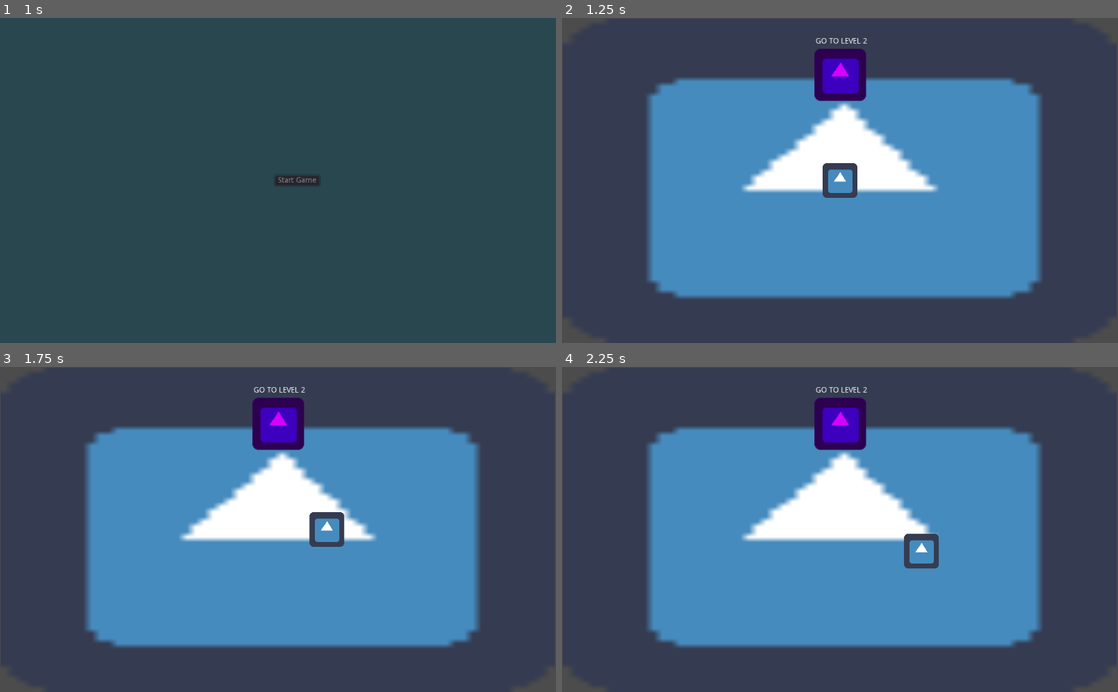
Above: before the commit, frames 1-4 (two rows, left to right).
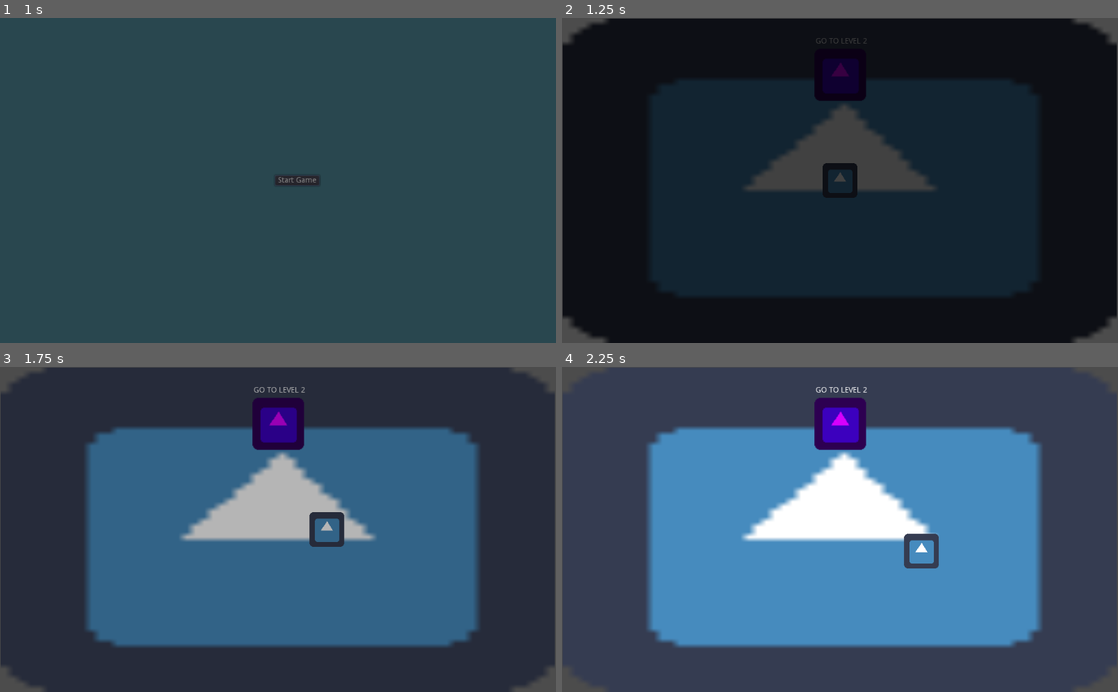
Above: after the commit, the same moments.

Repository: kpkpkpkpkpkpkpkp/dontgetconfused_template
Game: Godot game, scene res://scenes/main.tscn
Two runs of this game, one before a commit and one after it. Both use one fixed random seed, a clock stepped at 60 frames per second and the inputs below. The engine's default icon, where the game draws it, is replaced by a stand-in: a white triangle on a blue panel in a dark square. Sound files missing from this copy of the repository are replaced by a short silence.
Inputs:
- Up to frame 1 (1 s): click "Start Game" at 0.5 s
- Up to frame 2 (1.25 s): no input
- Up to frame 3 (1.75 s): tap Enter (ui_accept) at 1.25, 1.52 s; hold Right (ui_right) from 1.28 s (still down)
- Up to frame 4 (2.25 s): release Right (ui_right) at 2.03 s; hold Down (ui_down) from 2.03 s (still down)

Frame 1 is identical in both runs. In frame 2, 98% of the frame differs, in the area x 0-100%, y 0-100%; in frame 3, 48%; in frame 4, nothing differs.

Commit message:
adding autoload for transition and using it for changing levels

Diff:
--- a/project.godot
+++ b/project.godot
@@ -13,6 +13,10 @@
 config/name="DontGetConfused"
 run/main_scene="res://scenes/main.tscn"
 
+[autoload]
+
+ScreenFader="*res://src/ScreenFader.tscn"
+
 [debug]
 
 gdscript/warnings/unused_argument=false
--- a/scenes/game/game_world.gd
+++ b/scenes/game/game_world.gd
@@ -5,14 +5,15 @@
 
 signal end_game
 
-export var start_scene:PackedScene
+export var start_scene:String
 var current_level:Node2D
+var old_level:Node2D
 
 #This runs as soon as an instance of "game.tscn" enters the scene tree, which means whenever you add it with "add_child()"
 func _ready():
 	#This is how we enter the first scene. It will be loaded and added as soon as we start the game.
 	#	You can change the starting scene by setting a different scene file in the editor.
-	current_level=start_scene.instance()
+	current_level=load(start_scene).instance()
 	$Levels.add_child(current_level)
 	current_level.connect("goto_room",self,"_on_goto_room")
 	current_level.connect("goto_main",self,"_on_goto_main")
@@ -21,14 +22,23 @@
 func _on_goto_room(scene:PackedScene):
 	#If we instance the new level insted of using change_scene(), we can do our setup in between.
 	#like using a tween to slowly move the camera to the new area.
-
+	get_tree().paused=true
+	ScreenFader.fade_out()
+	yield(ScreenFader,"faded_out")
 	var new_level=scene.instance()
 	$Levels.add_child(new_level)
 
 	new_level.connect("goto_room",self,"_on_goto_room")
 	new_level.connect("goto_main",self,"_on_goto_main")
-	current_level.queue_free()
+	old_level=current_level
 	current_level=new_level
+	ScreenFader.fade_in()
+	yield(ScreenFader,"faded_in")
+	get_tree().paused=false
 
 func _on_goto_main():
+	get_tree().paused=true
 	emit_signal("end_game")
+
+func _on_transition_faded_out():
+	old_level.queue_free()
--- a/scenes/game/game_world.tscn
+++ b/scenes/game/game_world.tscn
@@ -1,12 +1,11 @@
-[gd_scene load_steps=4 format=2]
+[gd_scene load_steps=3 format=2]
 
 [ext_resource path="res://scenes/game/game_world.gd" type="Script" id=1]
 [ext_resource path="res://scenes/game/characters/player.tscn" type="PackedScene" id=2]
-[ext_resource path="res://scenes/game/levels/rooms/level_1.tscn" type="PackedScene" id=3]
 
 [node name="GameWorld" type="Node2D"]
 script = ExtResource( 1 )
-start_scene = ExtResource( 3 )
+start_scene = "res://scenes/game/levels/rooms/level_1.tscn"
 
 [node name="Levels" type="Node2D" parent="."]
 
--- a/scenes/main.gd
+++ b/scenes/main.gd
@@ -1,31 +1,32 @@
 extends Node
-export var game_scene:PackedScene
+export var game_scene:String
 var game_world:Node2D
 
 func _on_Game_starting():
-	$ScreenFader.play("fade_out")
+	ScreenFader.fade_out()
 	#Wait until the main menu is done doing its thing, (Playing its sound effect)
 	#	and then instance and start the game.
 	yield($Title,"tree_exited")
 
 	#Instance the game and start it!
 	#Keep a reference so we can free it later
-	game_world=game_scene.instance()
+	game_world=load(game_scene).instance()
 	add_child(game_world)
 
 	#Connect a signal ahead of time so that the main scene can handle things when the game ends.
 	game_world.connect('end_game', self, 'open_main_menu')
-	$ScreenFader.play("RESET")
+	ScreenFader.fade_in()
 
 
 func open_main_menu():
 	#Fade out of game
-	$ScreenFader.play("fade_out")
-	yield($ScreenFader,"animation_finished")
+	ScreenFader.fade_out()
+	yield(ScreenFader,"faded_out")
 	game_world.queue_free()
+	get_tree().paused=false
 
 	#Fade in to main menu
 	var main_menu=load("res://scenes/menu/main_menu.tscn").instance()
 	add_child(main_menu)
 	main_menu.connect("starting", self, "_on_Game_starting")
-	$ScreenFader.play("fade_in")
+	ScreenFader.fade_in()
--- a/scenes/main.tscn
+++ b/scenes/main.tscn
@@ -1,57 +1,11 @@
-[gd_scene load_steps=7 format=2]
+[gd_scene load_steps=3 format=2]
 
 [ext_resource path="res://scenes/menu/main_menu.tscn" type="PackedScene" id=1]
-[ext_resource path="res://scenes/game/game_world.tscn" type="PackedScene" id=2]
 [ext_resource path="res://scenes/main.gd" type="Script" id=3]
-
-[sub_resource type="Animation" id=1]
-length = 0.001
-tracks/0/type = "value"
-tracks/0/path = NodePath("CanvasModulate:color")
-tracks/0/interp = 1
-tracks/0/loop_wrap = true
-tracks/0/imported = false
-tracks/0/enabled = true
-tracks/0/keys = {
-"times": PoolRealArray( 0 ),
-"transitions": PoolRealArray( 1 ),
-"update": 0,
-"values": [ Color( 1, 1, 1, 1 ) ]
-}
-
-[sub_resource type="Animation" id=5]
-resource_name = "fade_in"
-tracks/0/type = "value"
-tracks/0/path = NodePath("CanvasModulate:color")
-tracks/0/interp = 1
-tracks/0/loop_wrap = true
-tracks/0/imported = false
-tracks/0/enabled = true
-tracks/0/keys = {
-"times": PoolRealArray( 0, 1 ),
-"transitions": PoolRealArray( 1, 1 ),
-"update": 0,
-"values": [ Color( 0, 0, 0, 1 ), Color( 1, 1, 1, 1 ) ]
-}
-
-[sub_resource type="Animation" id=2]
-resource_name = "fade_out"
-tracks/0/type = "value"
-tracks/0/path = NodePath("CanvasModulate:color")
-tracks/0/interp = 1
-tracks/0/loop_wrap = true
-tracks/0/imported = false
-tracks/0/enabled = true
-tracks/0/keys = {
-"times": PoolRealArray( 0, 1 ),
-"transitions": PoolRealArray( 1, 1 ),
-"update": 0,
-"values": [ Color( 1, 1, 1, 1 ), Color( 0, 0, 0, 1 ) ]
-}
 
 [node name="Main" type="Node"]
 script = ExtResource( 3 )
-game_scene = ExtResource( 2 )
+game_scene = "res://scenes/game/game_world.tscn"
 
 [node name="Title" parent="." instance=ExtResource( 1 )]
 
@@ -60,11 +14,4 @@
 volume_db = -13.569
 autoplay = true
 
-[node name="CanvasModulate" type="CanvasModulate" parent="."]
-
-[node name="ScreenFader" type="AnimationPlayer" parent="."]
-anims/RESET = SubResource( 1 )
-anims/fade_in = SubResource( 5 )
-anims/fade_out = SubResource( 2 )
-
 [connection signal="starting" from="Title" to="." method="_on_Game_starting"]
--- /dev/null
+++ b/src/ScreenFader.tscn
@@ -0,0 +1,57 @@
+[gd_scene load_steps=5 format=2]
+
+[ext_resource path="res://src/screen_fader.gd" type="Script" id=1]
+
+[sub_resource type="Animation" id=1]
+length = 0.001
+tracks/0/type = "value"
+tracks/0/path = NodePath("ScreenFader:color")
+tracks/0/interp = 1
+tracks/0/loop_wrap = true
+tracks/0/imported = false
+tracks/0/enabled = true
+tracks/0/keys = {
+"times": PoolRealArray( 0 ),
+"transitions": PoolRealArray( 1 ),
+"update": 0,
+"values": [ Color( 1, 1, 1, 1 ) ]
+}
+
+[sub_resource type="Animation" id=5]
+resource_name = "fade_in"
+tracks/0/type = "value"
+tracks/0/path = NodePath(".:color")
+tracks/0/interp = 1
+tracks/0/loop_wrap = true
+tracks/0/imported = false
+tracks/0/enabled = true
+tracks/0/keys = {
+"times": PoolRealArray( -0.1, 1 ),
+"transitions": PoolRealArray( 1, 1 ),
+"update": 0,
+"values": [ Color( 0, 0, 0, 1 ), Color( 1, 1, 1, 1 ) ]
+}
+
+[sub_resource type="Animation" id=2]
+resource_name = "fade_out"
+tracks/0/type = "value"
+tracks/0/path = NodePath(".:color")
+tracks/0/interp = 1
+tracks/0/loop_wrap = true
+tracks/0/imported = false
+tracks/0/enabled = true
+tracks/0/keys = {
+"times": PoolRealArray( 0, 1 ),
+"transitions": PoolRealArray( 1, 1 ),
+"update": 0,
+"values": [ Color( 1, 1, 1, 1 ), Color( 0, 0, 0, 1 ) ]
+}
+
+[node name="FadeModulate" type="CanvasModulate"]
+pause_mode = 2
+script = ExtResource( 1 )
+
+[node name="FadePlayer" type="AnimationPlayer" parent="."]
+anims/RESET = SubResource( 1 )
+anims/fade_in = SubResource( 5 )
+anims/fade_out = SubResource( 2 )
--- /dev/null
+++ b/src/screen_fader.gd
@@ -0,0 +1,14 @@
+extends CanvasModulate
+
+signal faded_out
+signal faded_in
+
+func fade_out():
+	$FadePlayer.play("fade_out")
+	yield($FadePlayer,"animation_finished")
+	emit_signal("faded_out")
+
+func fade_in():
+	$FadePlayer.play("fade_in")
+	yield($FadePlayer,"animation_finished")
+	emit_signal("faded_in")
